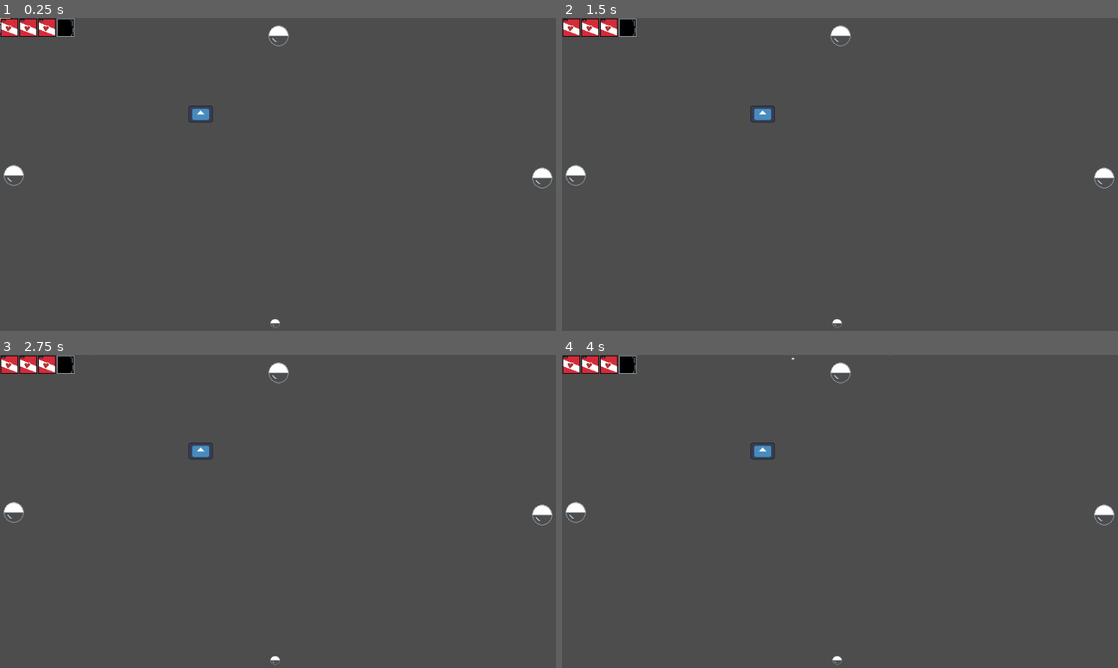
Above: before the commit, frames 1-4 (two rows, left to right).
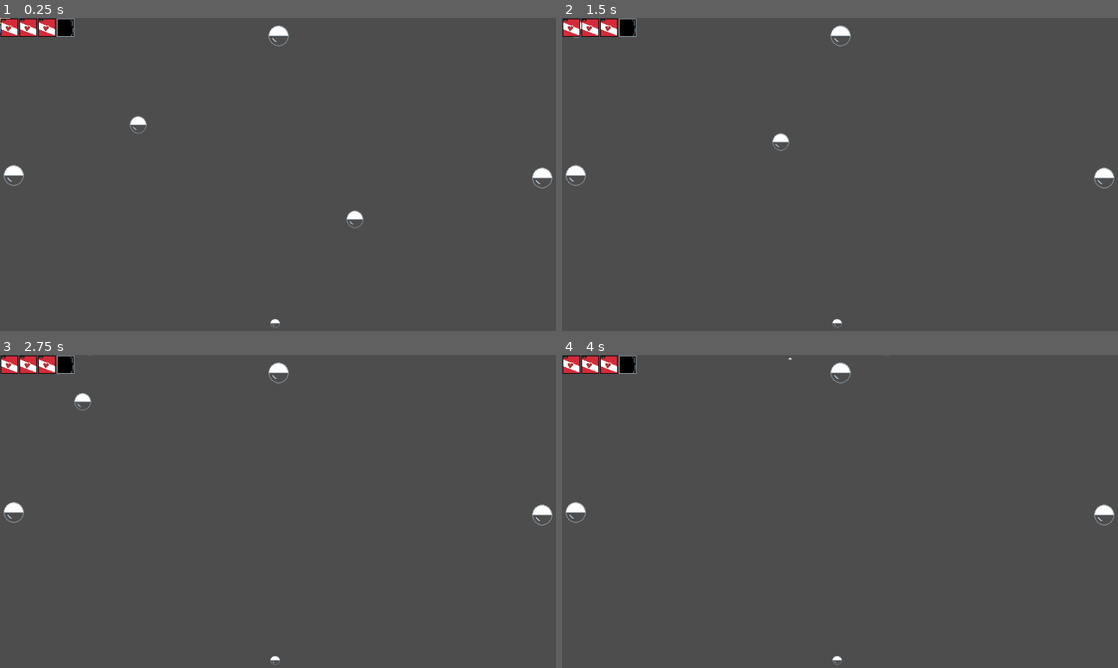
Above: after the commit, the same moments.

Repository: EduKMilke/projetos-aleat-rios
Game: Godot game, scene res://obj/world.tscn
Two runs of this game, one before a commit and one after it. Both use one fixed random seed, a clock stepped at 60 frames per second and the inputs below. The engine's default icon, where the game draws it, is replaced by a stand-in: a white triangle on a blue panel in a dark square.
Inputs:
- Up to frame 1 (0.25 s): no input
- Up to frame 2 (1.5 s): hold Right (ui_right) 0.53-1.28 s; tap A (t_a) at 0.6, 1.35 s; hold Down (ui_down) from 1.28 s (still down)
- Up to frame 3 (2.75 s): release Down (ui_down) at 2.03 s; hold Right (ui_right) from 2.03 s (still down); tap D (t_d) at 2.1 s; tap A (t_a) at 2.3 s
- Up to frame 4 (4 s): release Right (ui_right) at 2.78 s; hold Up (ui_up) 2.78-3.53 s; tap S (t_s) at 2.85 s; tap A (t_a) at 3.05, 3.8 s; tap Enter at 3.5 s; hold Left (ui_left) from 3.53 s (still down); tap W (t_w) at 3.6 s

The runs differ from the first frame. In frame 1, 0.3% of the frame differs, in the area x 23-66%, y 28-68%; in frame 2, 0.2%; in frame 3, 0.2%; in frame 4, 0.2%.

Commit message:
add tiros inimigos

Diff:
--- /dev/null
+++ b/the-bing-of-fillipin/obj/tiros_dano_player/tiro_quase_segue.tscn
@@ -0,0 +1,18 @@
+[gd_scene load_steps=4 format=3 uid="uid://b5yit3kjxc7my"]
+
+[ext_resource type="Script" uid="uid://wxq85i5xthpw" path="res://scripts/tiro_dano_player/tiro_quase_segue.gd" id="1_71m5a"]
+[ext_resource type="Texture2D" uid="uid://dlk4jsf6pla1i" path="res://assets/tiro/1bola.png" id="2_jqsmm"]
+
+[sub_resource type="CircleShape2D" id="CircleShape2D_0evgd"]
+radius = 13.152946
+
+[node name="Area2D" type="Area2D"]
+script = ExtResource("1_71m5a")
+
+[node name="CollisionShape2D" type="CollisionShape2D" parent="."]
+shape = SubResource("CircleShape2D_0evgd")
+
+[node name="Sprite2D" type="Sprite2D" parent="."]
+position = Vector2(-0.5000006, -2.000001)
+scale = Vector2(0.825, 0.84000003)
+texture = ExtResource("2_jqsmm")
--- /dev/null
+++ b/the-bing-of-fillipin/obj/tiros_dano_player/tiro_segue.tscn
@@ -0,0 +1,18 @@
+[gd_scene load_steps=4 format=3 uid="uid://cs6uyaxqj8fui"]
+
+[ext_resource type="Texture2D" uid="uid://dlk4jsf6pla1i" path="res://assets/tiro/1bola.png" id="1_6wogx"]
+[ext_resource type="Script" uid="uid://dwu6rd1edk0ck" path="res://scripts/tiro_dano_player/tiro_segue.gd" id="1_44fo4"]
+
+[sub_resource type="CircleShape2D" id="CircleShape2D_0evgd"]
+radius = 13.152946
+
+[node name="Area2D" type="Area2D"]
+script = ExtResource("1_44fo4")
+
+[node name="CollisionShape2D" type="CollisionShape2D" parent="."]
+shape = SubResource("CircleShape2D_0evgd")
+
+[node name="Sprite2D" type="Sprite2D" parent="."]
+position = Vector2(-0.5000006, -2.000001)
+scale = Vector2(0.825, 0.84000003)
+texture = ExtResource("1_6wogx")
--- a/the-bing-of-fillipin/project.godot
+++ b/the-bing-of-fillipin/project.godot
@@ -24,6 +24,10 @@
 window/size/viewport_width=888
 window/size/viewport_height=500
 
+[global_group]
+
+player=""
+
 [input]
 
 t_a={
--- a/the-bing-of-fillipin/salas/Sala0.tscn
+++ b/the-bing-of-fillipin/salas/Sala0.tscn
@@ -5,7 +5,7 @@
 [ext_resource type="PackedScene" uid="uid://b6f0y8p2ixml8" path="res://portas/DoorBottom.tscn" id="3_gkcju"]
 [ext_resource type="PackedScene" uid="uid://bksq8hwoo4m3a" path="res://portas/DooRight.tscn" id="4_pxlsa"]
 [ext_resource type="PackedScene" uid="uid://643s4rtev5p1" path="res://portas/DoorTop.tscn" id="5_hgn8j"]
-[ext_resource type="PackedScene" uid="uid://dodd2sd6blmtx" path="res://obj/inimigos/atirador.tscn" id="6_r6ng0"]
+[ext_resource type="PackedScene" uid="uid://b5yit3kjxc7my" path="res://obj/tiros_dano_player/tiro_quase_segue.tscn" id="7_gkcju"]
 
 [sub_resource type="RectangleShape2D" id="RectangleShape2D_r6ng0"]
 size = Vector2(888, 499)
@@ -58,5 +58,8 @@
 position = Vector2(445, 246.5)
 shape = SubResource("RectangleShape2D_r6ng0")
 
-[node name="Area2D" parent="." instance=ExtResource("6_r6ng0")]
-position = Vector2(321, 153)
+[node name="Area2D2" parent="." instance=ExtResource("7_gkcju")]
+position = Vector2(611, 347)
+
+[node name="Area2D" parent="." instance=ExtResource("7_gkcju")]
+position = Vector2(261, 202)
--- a/the-bing-of-fillipin/scripts/global.gd
+++ b/the-bing-of-fillipin/scripts/global.gd
@@ -8,7 +8,7 @@
 	preload("res://salas/bosses/boss1.tscn")
 ]
 #player
-var plaspd=300.00 #veloc do player
+var plaspd=20000 #veloc do player
 var tiroc=0.5 #coldown do tiro
 
 var vida_maxv=3 #vida maxima vermelha
--- a/the-bing-of-fillipin/scripts/jogador/fillipin.gd
+++ b/the-bing-of-fillipin/scripts/jogador/fillipin.gd
@@ -13,7 +13,7 @@
 	var direction2 := Input.get_axis("t_w", "t_s")
 	var direction := Input.get_axis("t_a", "t_d")
 	var mov := Vector2(direction, direction2)
-	var _mov2 = mov.normalized()
+	var _mov2 = mov.normalized()*delta
 
 	if direction != 0.0 or direction2 != 0.0:
 		velocity.x = _mov2.x * Global.plaspd
--- /dev/null
+++ b/the-bing-of-fillipin/scripts/tiro_dano_player/tiro_quase_segue.gd
@@ -0,0 +1,30 @@
+extends Area2D
+
+@export var speed: float = 200.0
+var player_target: Node2D = null
+const PLAYER_GROUP = "player"
+
+var movement_vector = Vector2.ZERO
+var target_acquired = false
+
+func _physics_process(delta):
+	if not is_instance_valid(player_target):
+		var players = get_tree().get_nodes_in_group(PLAYER_GROUP)
+		if not players.is_empty():
+			player_target = players[0]
+		else:
+			return
+
+
+	if is_instance_valid(player_target) and not target_acquired:
+
+		var direction = (player_target.global_position - global_position).normalized()
+		movement_vector = direction * speed
+		target_acquired = true
+
+	if target_acquired:
+		global_position += movement_vector * delta
+		await get_tree().create_timer(50).timeout
+		if global_position.distance_to(player_target.global_position) < 10:
+			Global.menos_vida()
+			queue_free()
--- /dev/null
+++ b/the-bing-of-fillipin/scripts/tiro_dano_player/tiro_segue.gd
@@ -0,0 +1,24 @@
+extends Area2D
+
+@export var speed: float = 200.0
+var player_target: Node2D = null
+const PLAYER_GROUP = "player"
+
+func _ready():
+	pass
+func _physics_process(delta):
+	if not is_instance_valid(player_target):
+		var players = get_tree().get_nodes_in_group(PLAYER_GROUP)
+
+		if not players.is_empty():
+			player_target = players[0]
+		else:
+			return
+	if is_instance_valid(player_target):
+
+		if global_position.distance_to(player_target.global_position) < 10:
+			Global.menos_vida()
+			queue_free()
+		var direction_vector = (player_target.global_position - global_position).normalized()
+		var movement_vector = direction_vector * speed * delta
+		global_position += movement_vector
Not shown, added: the-bing-of-fillipin/scripts/tiro_dano_player/tiro_quase_segue.gd.uid
Not shown, added: the-bing-of-fillipin/scripts/tiro_dano_player/tiro_segue.gd.uid
